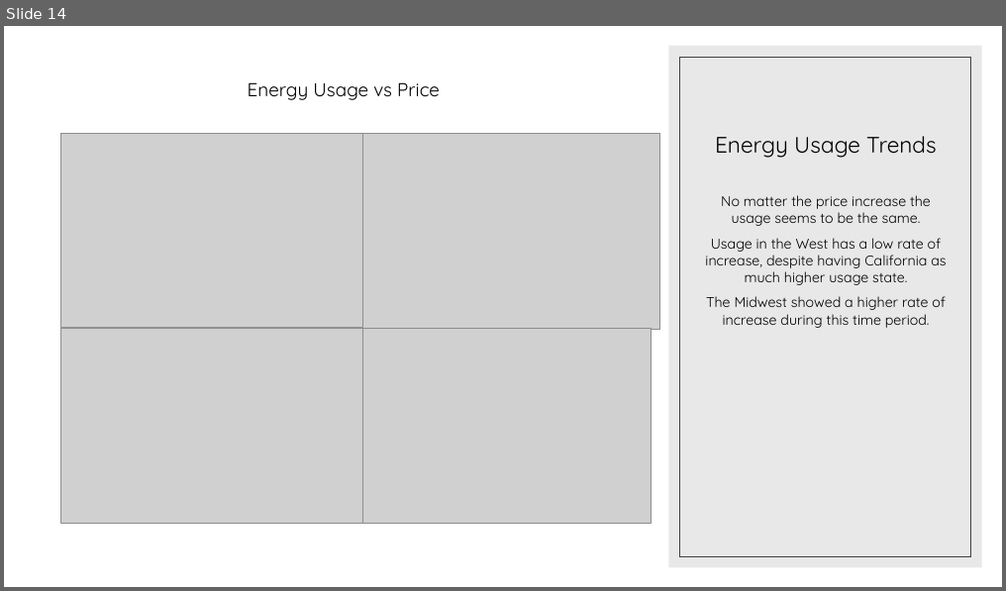
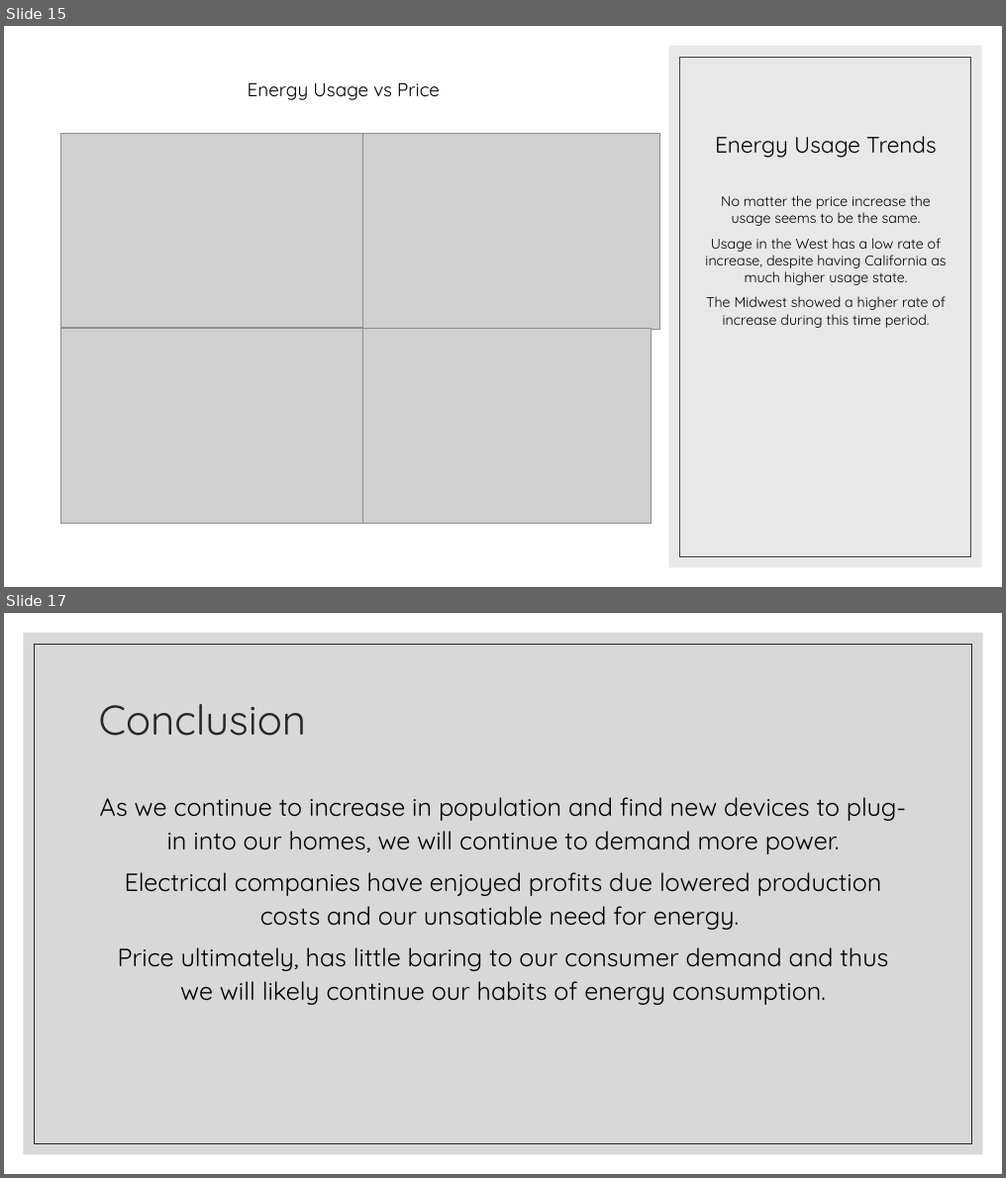
Before and after one commit to JWatson1102/project_1, a slide deck: Presentaion.pptx. Shown one above the other, each under a label of ours: slide 14 before the commit, slides 15 and 17 after it; the slides between them are not shown. The pictures are 1006x591 and 1006x1178 pixels, drawn with LibreOffice and Linux fonts; fonts in the diff are those of the drawing; grey boxes stand for pictures. Boxes give left, top, right and bottom in pixels: in the first picture for what was removed or moved away, otherwise in the second. Text is boxed around its words. In the diff, an @@ line names an element or a change of style, - is before the commit and + after.

```diff
--- a/Presentaion.pptx
+++ b/Presentaion.pptx
@@ slide 17 added at (4, 613, 1002, 1174), background #FFFFFF @@
@@ rectangle added at (24, 633, 983, 1155), fill #BFBFBF at 60% opacity @@
@@ rectangle added at (35, 644, 972, 1144), outline #262626 0.5 pt @@
@@ title added at (99, 704, 306, 736), 40 pt, text #262626 @@
+Conclusion
@@ text added at (100, 797, 906, 1005), 24 pt, text #000000 @@
+As we continue to increase in population and find new devices to plug-in into our homes, we will continue to demand more power.
+Electrical companies have enjoyed profits due lowered production costs and our unsatiable need for energy.
+Price ultimately, has little baring to our consumer demand and thus we will likely continue our habits of energy consumption.
@@ what was slide 14 is now slide 15 @@
```
Also in this commit, not shown: 4 slides changed, 4 other slides added, 2 slides removed, 1 other file.
